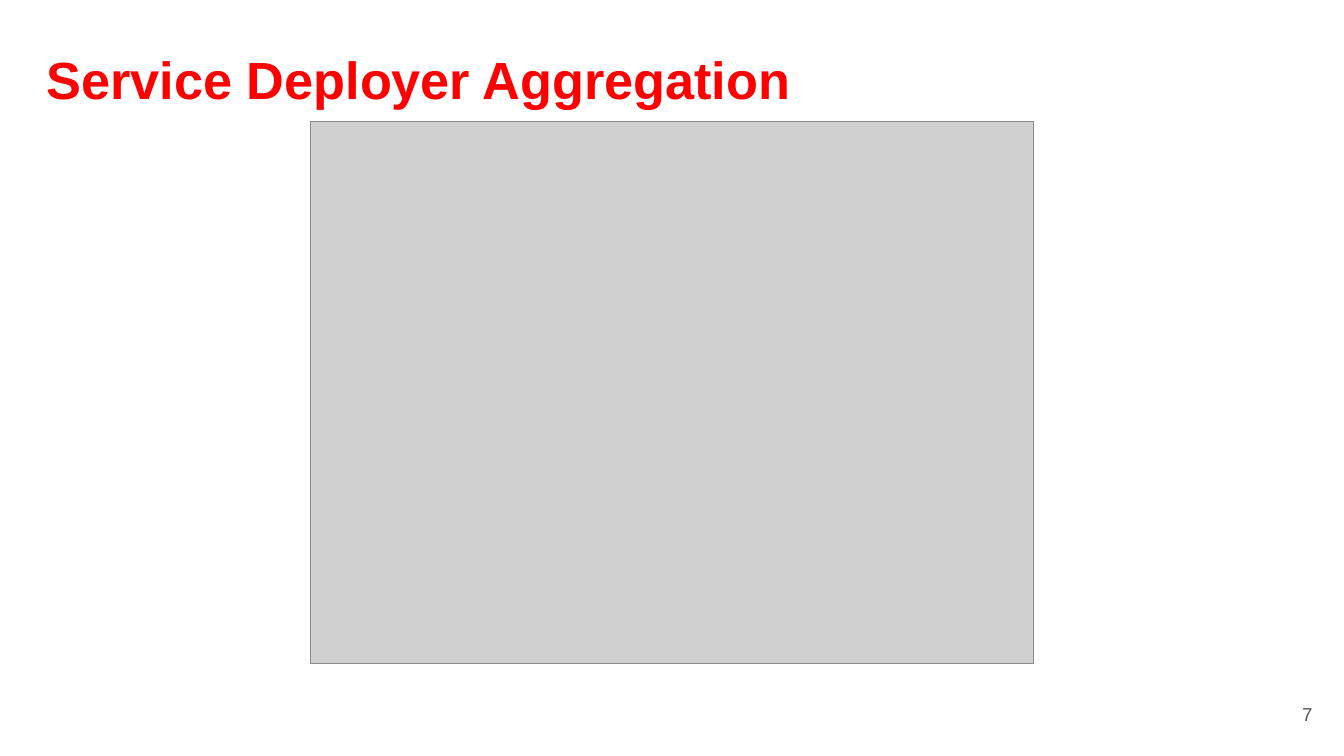
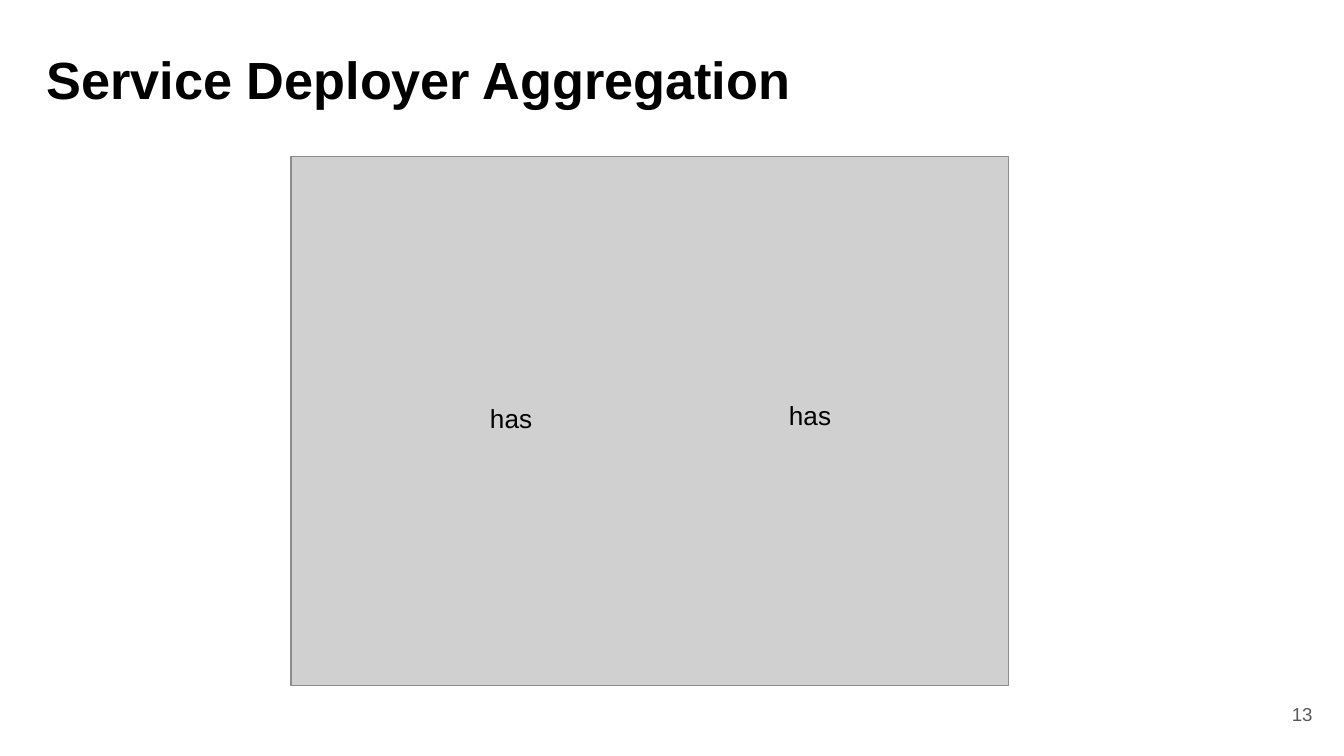
Before and after one commit to fanglores/Advanced-Software-Design, a slide deck: slide 13 of PracticeTasks/Module2/Task_9.1/Task 9.1 Resources and microservices.pptx (slide 7 before the commit). Drawn at 1344x756 pixels with LibreOffice and Linux fonts; fonts in the diff are those of the drawing; grey boxes stand for pictures. Boxes give left, top, right and bottom in pixels: in the first picture for what was removed or moved away, otherwise in the second. Text is boxed around its words. In the diff, an @@ line names an element or a change of style, - is before the commit and + after.

```diff
--- a/PracticeTasks/Module2/Task_9.1/Task 9.1 Resources and microservices.pptx
+++ b/PracticeTasks/Module2/Task_9.1/Task 9.1 Resources and microservices.pptx
@@ title "Service Deployer Aggregation" at box(47, 61, 790, 109): text colour #FF0000 to #000000 @@
@@ picture: place and size @@
-picture at box(310, 121, 1034, 663)
+picture at box(290, 157, 1008, 685)
@@ text added at box(490, 409, 532, 429), 14 pt, text #000000 @@
+has
@@ text added at box(789, 406, 831, 426), 14 pt, text #000000 @@
+has
@@ page number at box(1292, 708, 1313, 721): text changed @@
-7
+13
```
Also in this commit, not shown: 5 other slides changed, 5 slides added, 5 other files.
